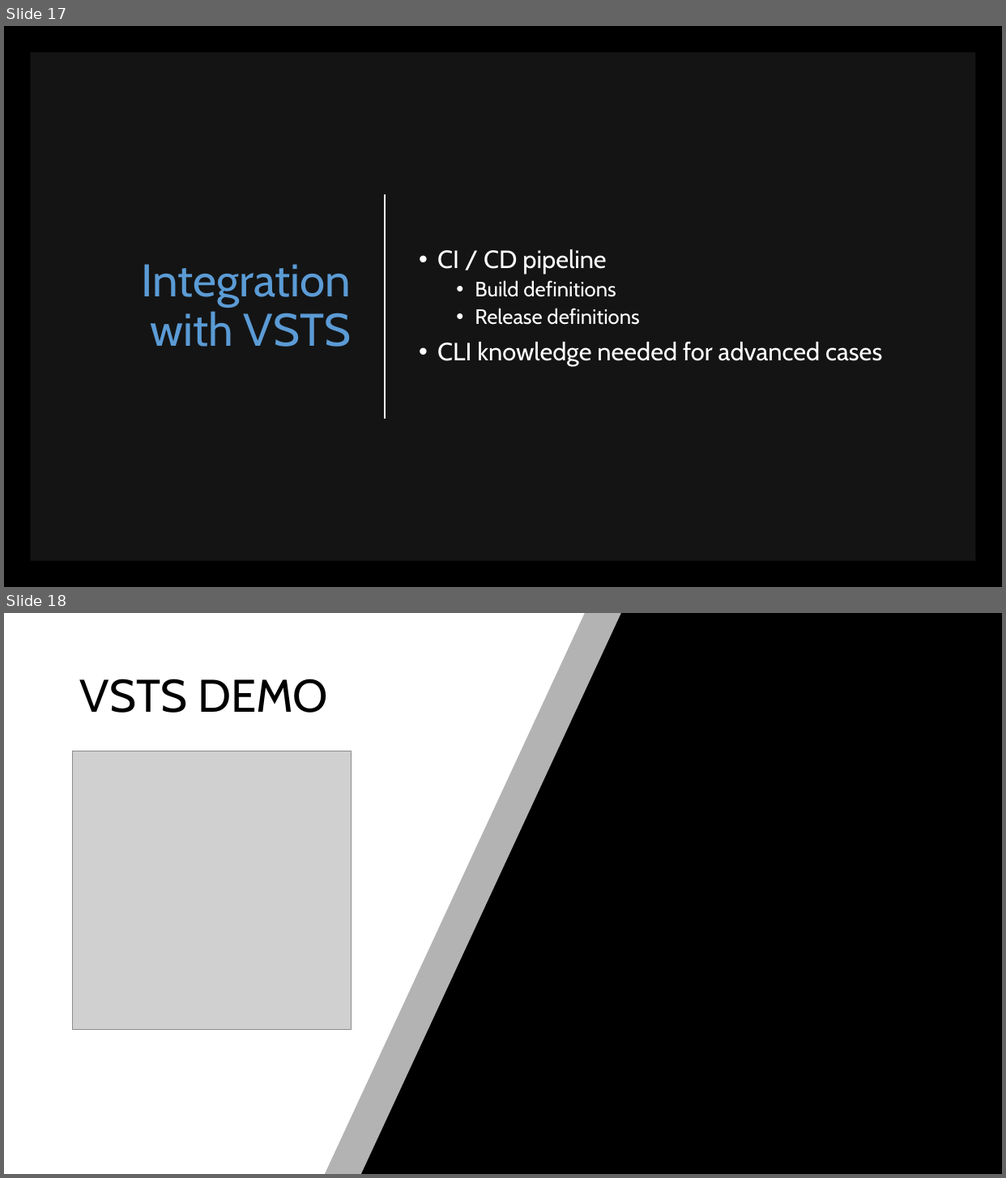
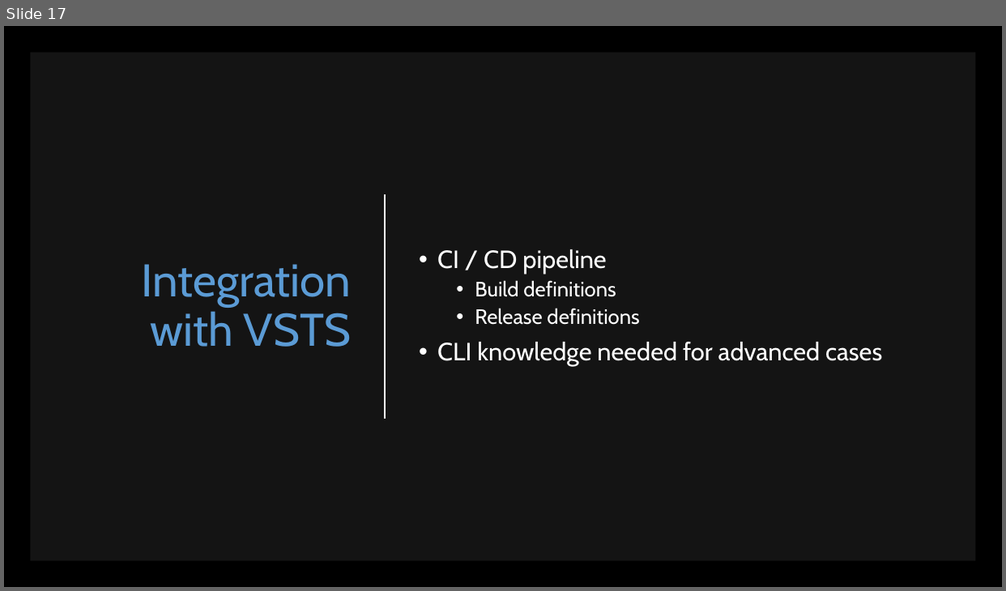
Before and after one commit to scottaddie/slide-decks, a slide deck: Tour de .NET Core CLI.pptx. Shown one above the other, each under a label of ours: slides 17 and 18 before the commit, slide 17 after it. The pictures are 1006x1178 and 1006x591 pixels, drawn with LibreOffice and Linux fonts; fonts in the diff are those of the drawing; grey boxes stand for pictures. Boxes give left, top, right and bottom in pixels: in the first picture for what was removed or moved away, otherwise in the second. Text is boxed around its words. In the diff, an @@ line names an element or a change of style, - is before the commit and + after.

Commit message:
Add VSTS slides

```diff
--- a/Tour de .NET Core CLI.pptx
+++ b/Tour de .NET Core CLI.pptx
@@ slide 18 removed at (4,613,1002,1174), background #000000 @@
@@ freeform shape removed at (4,613,621,1174) @@
@@ freeform shape removed at (4,613,585,1174) @@
@@ title removed at (80,679,328,713) @@
-VSTS DEMO
@@ picture removed at (73,752,351,1030) @@
```
Also in this commit, not shown: 2 slides added.
